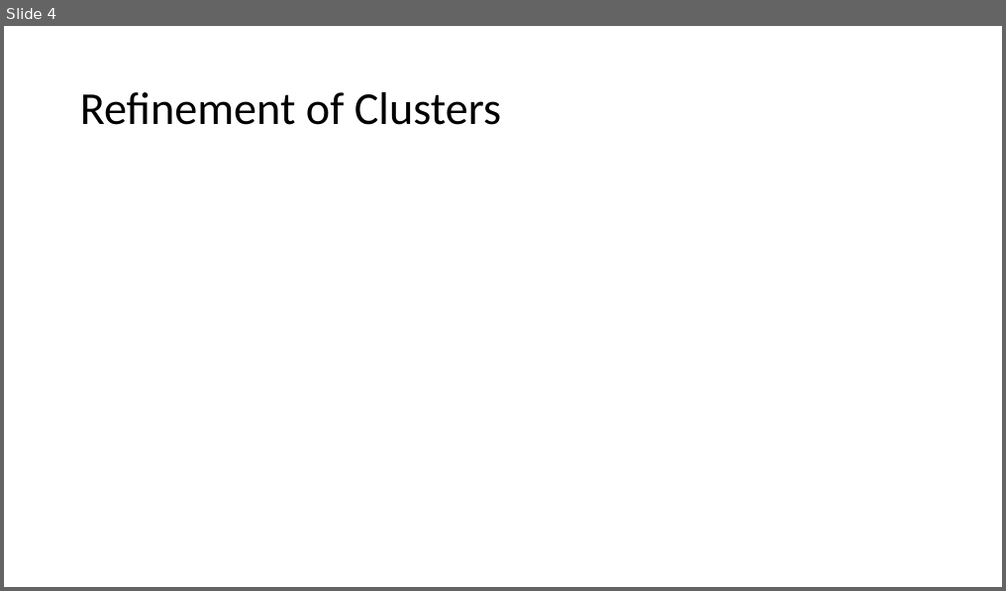
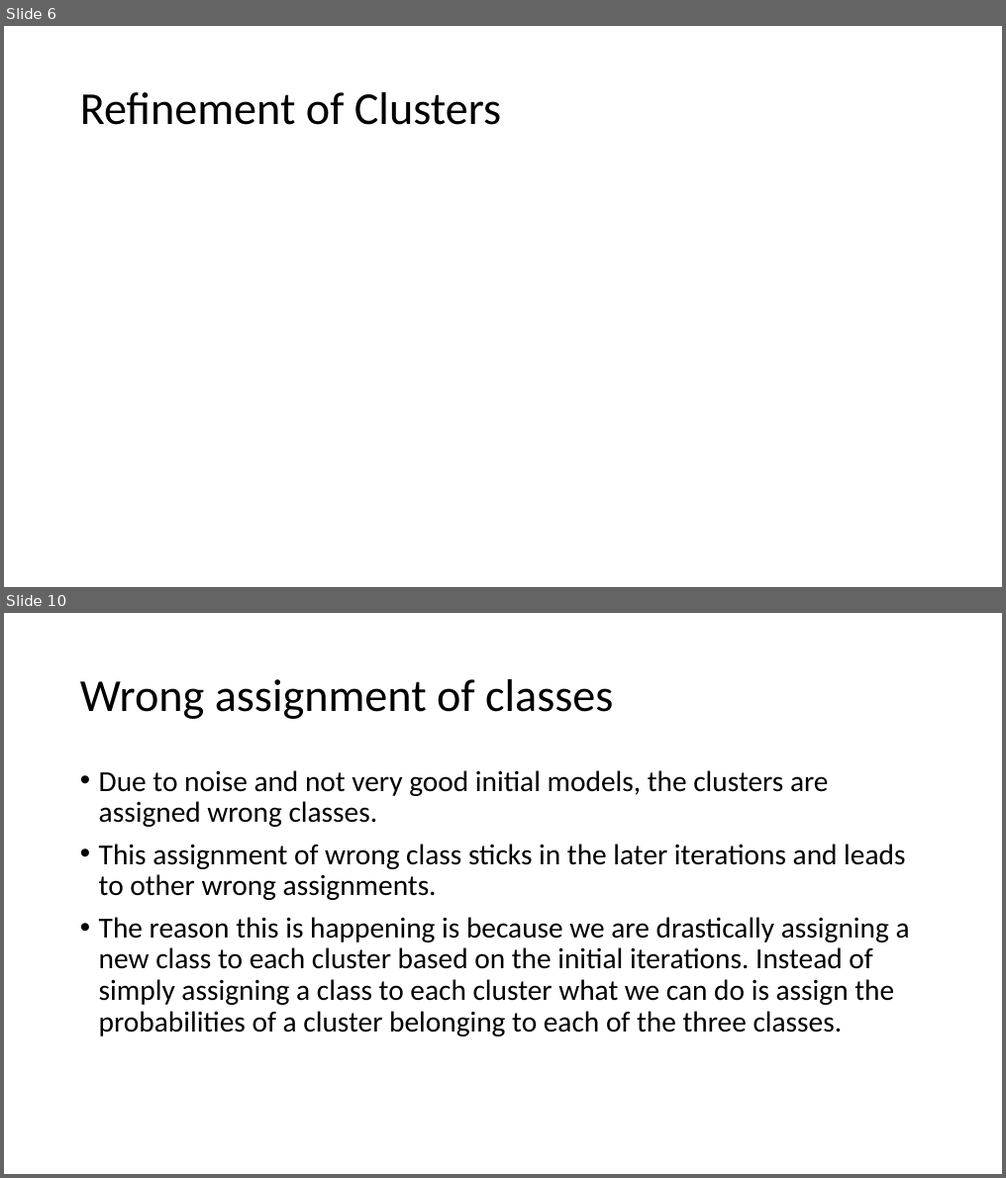
Before and after one commit to arunabh98/Heterogeneity-Symmetry-Tomography, a slide deck: reports/Project Status 9.pptx. Shown one above the other, each under a label of ours: slide 4 before the commit, slides 6 and 10 after it; the slides between them are not shown. The pictures are 1006x591 and 1006x1178 pixels, drawn with LibreOffice and Linux fonts; fonts in the diff are those of the drawing; grey boxes stand for pictures. Boxes give left, top, right and bottom in pixels: in the first picture for what was removed or moved away, otherwise in the second. Text is boxed around its words. In the diff, an @@ line names an element or a change of style, - is before the commit and + after.

```diff
--- a/reports/Project Status 9.pptx
+++ b/reports/Project Status 9.pptx
@@ slide 10 added at <box>4,613,1002,1174</box>, background #FFFFFF @@
@@ title added at <box>80,679,613,719</box>, 44 pt, text #000000 @@
+Wrong assignment of classes
@@ text added at <box>99,770,910,1037</box>, 28 pt, text #000000 @@
+• Due to noise and not very good initial models, the clusters are assigned wrong classes.
+• This assignment of wrong class sticks in the later iterations and leads to other wrong assignments.
+• The reason this is happening is because we are drastically assigning a new class to each cluster based on the initial iterations. Instead of simply assigning a class to each cluster what we can do is assign the probabilities of a cluster belonging to each of the three classes.
@@ what was slide 4 is now slide 6 @@
```
Also in this commit, not shown: 2 slides changed, 5 other slides added, 49 other files.
